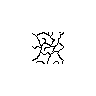
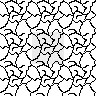
Layered file, before and after one edit (96×96). Changes by layer:
showed "tile testing copy" over [0, 0, 96, 96]
showed "scaffolding", painted on it over [0, 0, 96, 96]
